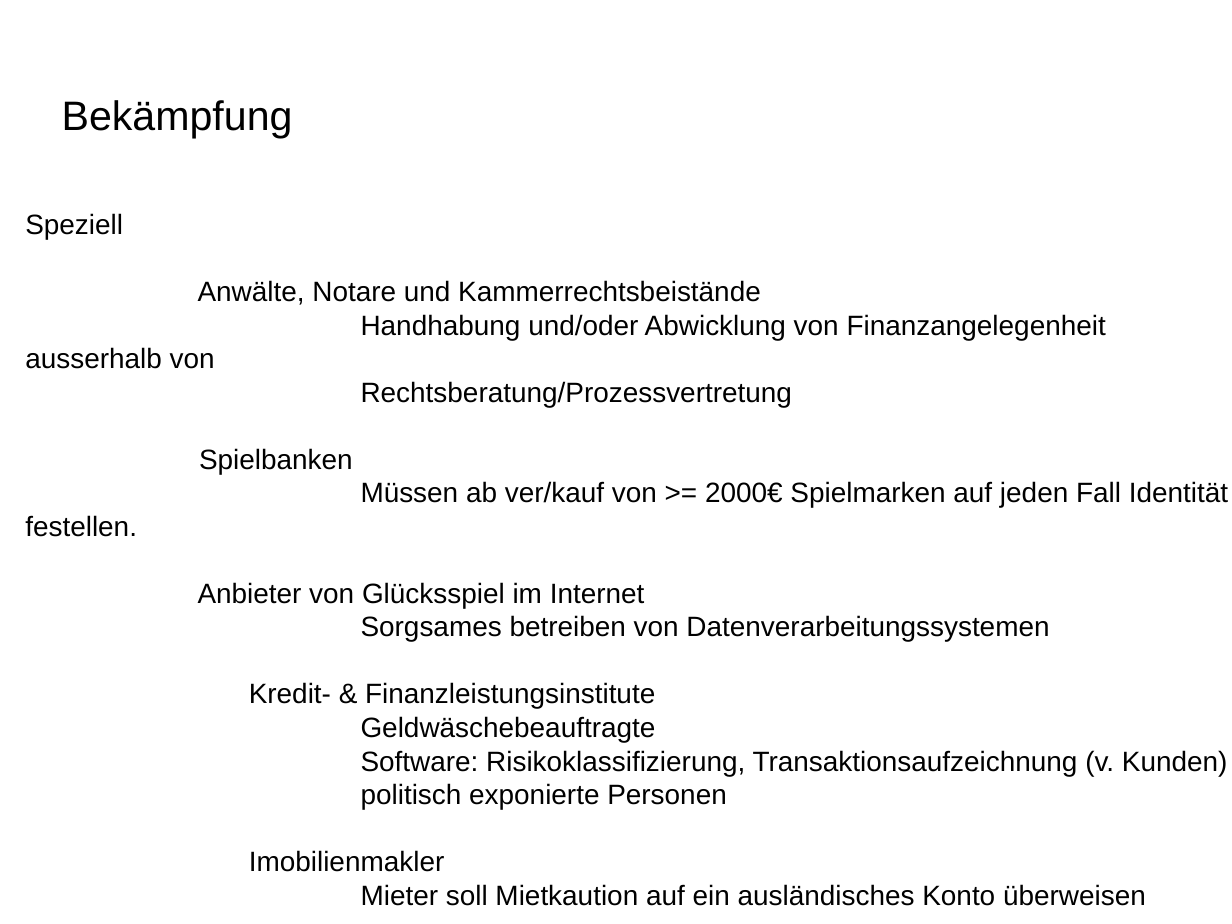
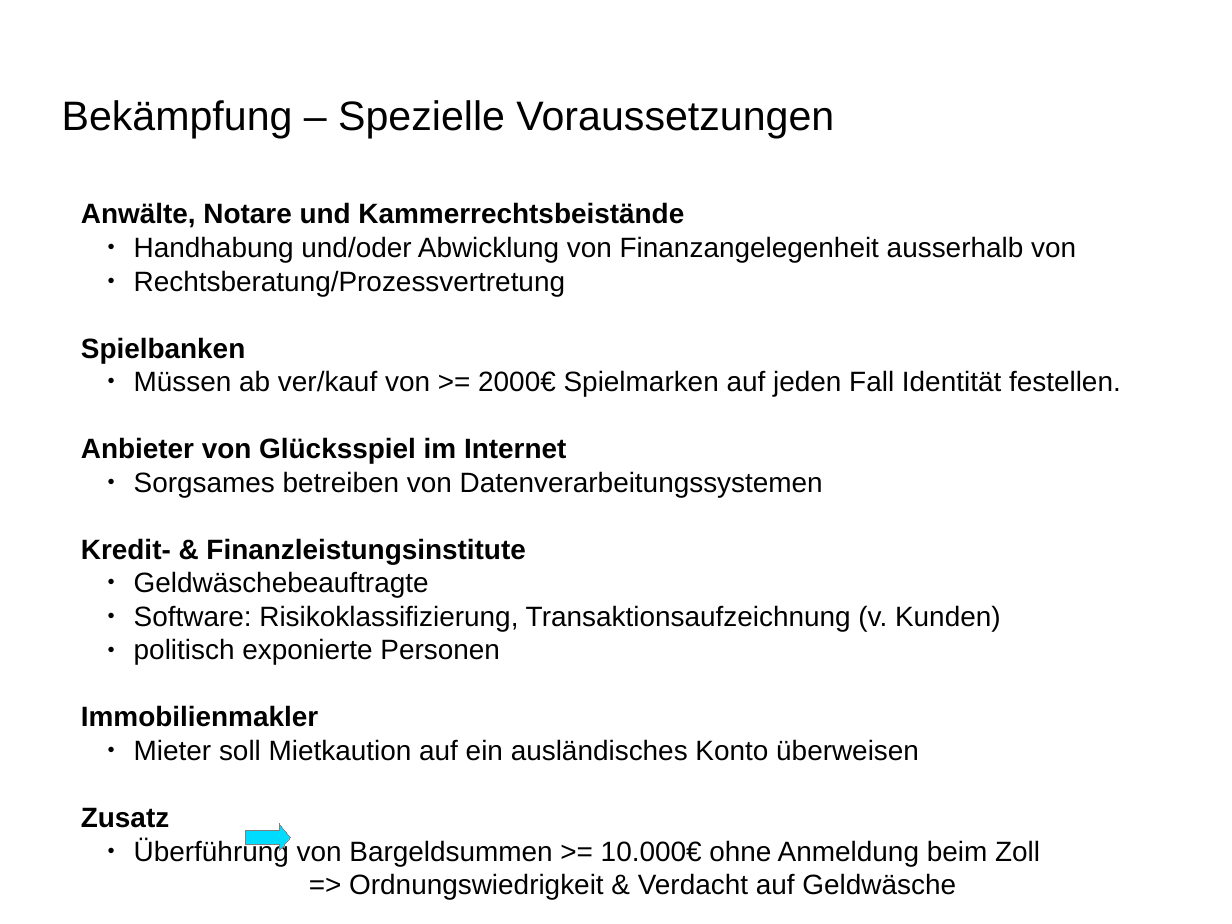
Before and after one commit to BlurryRoots/BW1, a slide deck: slide 4 of presentation/presentation.odp (slide 6 before the commit). Drawn at 1232x924 pixels with LibreOffice and Linux fonts; fonts in the diff are those of the drawing; background and template pictures are left out. Boxes give left, top, right and bottom in pixels: in the first picture for what was removed or moved away, otherwise in the second. Text is boxed around its words. In the diff, an @@ line names an element or a change of style, - is before the commit and + after.

```diff
--- a/presentation/presentation.odp
+++ b/presentation/presentation.odp
@@ title at [62, 100, 834, 138]: text changed @@
-Bekämpfung
+Bekämpfung – Spezielle Voraussetzungen
@@ text "Anwälte, Notare und Kammerrechtsbeistände": place and size @@
-text "Anwälte, Notare und Kammerrechtsbeistände" at [25, 213, 1228, 906]
+text "Anwälte, Notare und Kammerrechtsbeistände" at [81, 202, 1121, 866]
@@ text at [81, 202, 1121, 761]: bold on in "Anwälte, Notare und Kammerrechtsbeistände", "Spielbanken", "Anbieter von Glücksspiel im Internet", "Kredit- & Finanzleistungsinstitute"; bullet none to ●; list level 1 to 2 in "Handhabung und/oder Abwicklung von Finanzangelegenheit ..."; list level 1 to 2 in "Rechtsberatung/Prozessvertretung"; list level 1 to 2 in "Müssen ab ver/kauf von >= ..."; list level 1 to 2 in "Sorgsames betreiben von Datenverarbeitungssystemen"; list level 1 to 2 in "Geldwäschebeauftragte"; list level 1 to 2 in "Software: Risikoklassifizierung, Transaktionsaufzeichnung (v ..."; list level 1 to 2 in "politisch exponierte Personen"; list level 1 to 2 in "Mieter soll Mietkaution auf ein ..." @@
@@ text at [25, 213, 123, 239]: paragraph removed @@
-Speziell
@@ text at [81, 705, 318, 727]: text changed; bold on @@
-Imobilienmakler
+Immobilienmakler
@@ text at [81, 807, 1040, 866]: paragraphs added @@
+Zusatz
+  ● Überführung von Bargeldsummen >= 10.000€ ohne Anmeldung beim Zoll
+=> Ordnungswiedrigkeit & Verdacht auf Geldwäsche
@@ right arrow added at [246, 824, 291, 851], fill #00DCFF, outline #808080 0 pt @@
```
Also in this commit, not shown: 4 other slides changed, 2 slides added, 4 slides removed.
